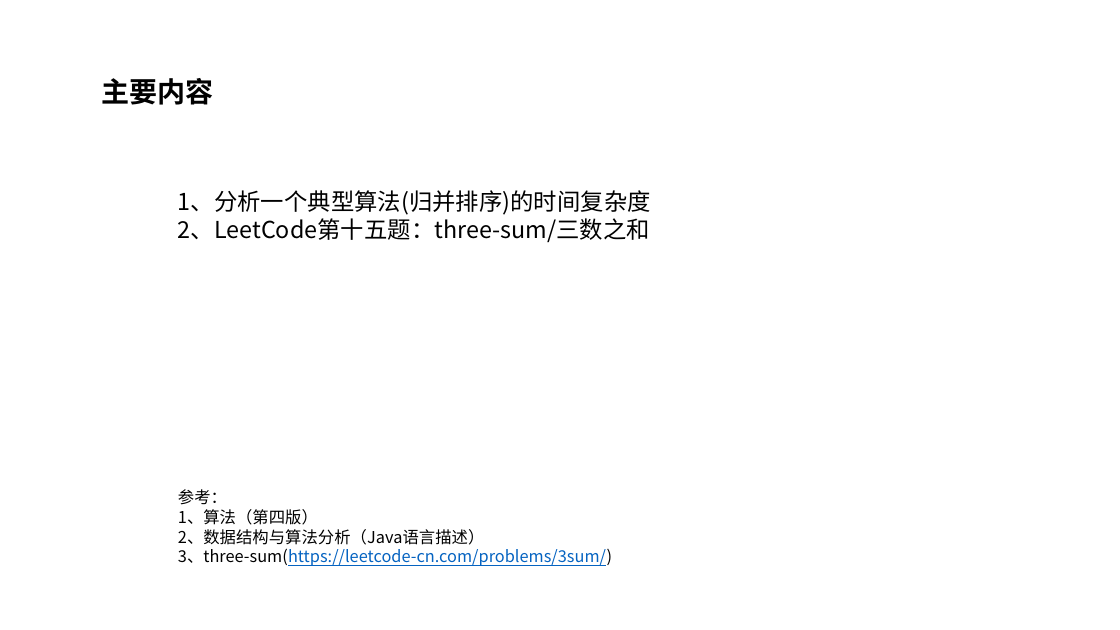
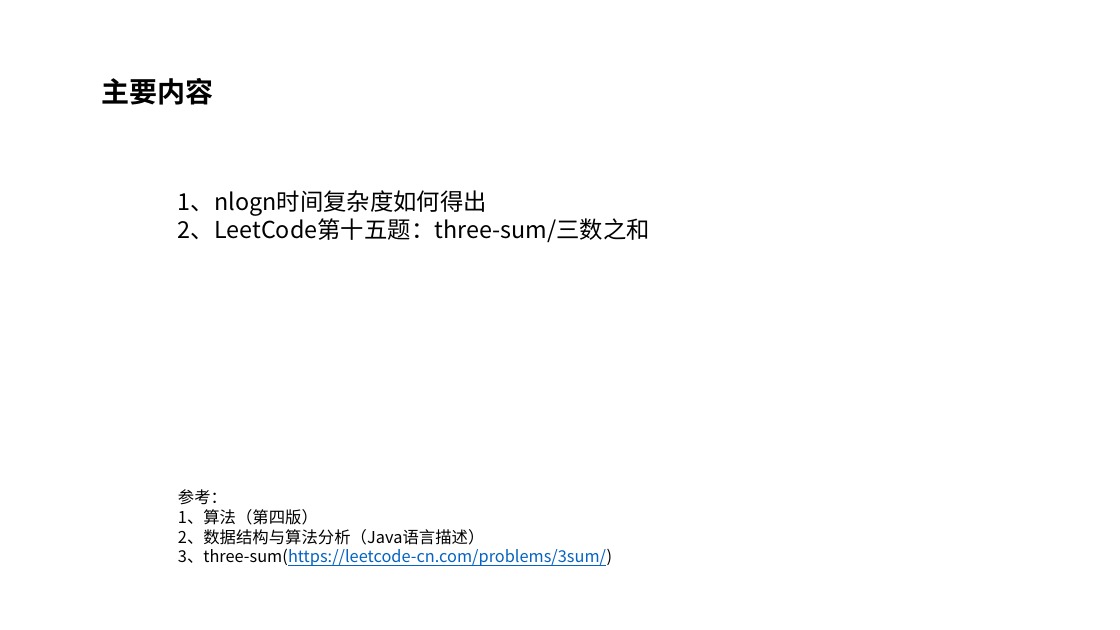
Before and after one commit to hemingqiao/algorithms, a slide deck: slide 1 of miao/LC15-three-sum(时间复杂度简介2).pptx. Drawn at 1120x630 pixels with LibreOffice and Linux fonts; fonts in the diff are those of the drawing. Boxes give left, top, right and bottom in pixels: in the first picture for what was removed or moved away, otherwise in the second. Text is boxed around its words. In the diff, an @@ line names an element or a change of style, - is before the commit and + after.

```diff
--- a/miao/LC15-three-sum(时间复杂度简介2).pptx
+++ b/miao/LC15-three-sum(时间复杂度简介2).pptx
@@ text at bbox=[178, 190, 487, 216]: text changed @@
-1、分析一个典型算法(归并排序)的时间复杂度
+1、nlogn时间复杂度如何得出
```
Also in this commit, not shown: 3 other slides changed, 8 slides added, 1 slide removed.
